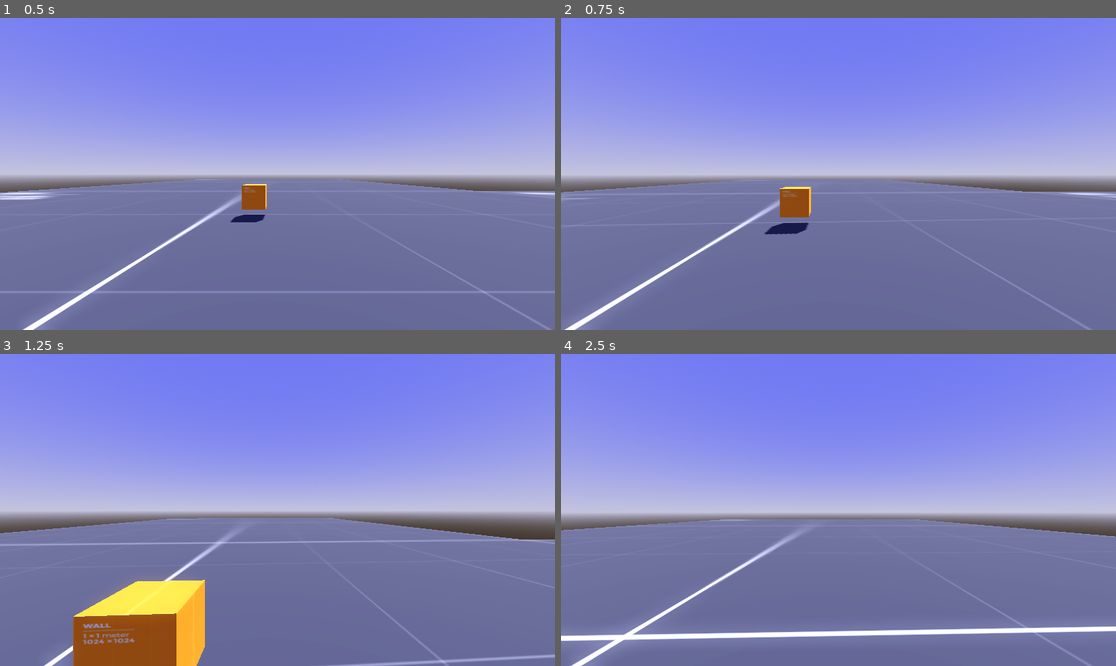
Above: before the commit, frames 1-4 (two rows, left to right).
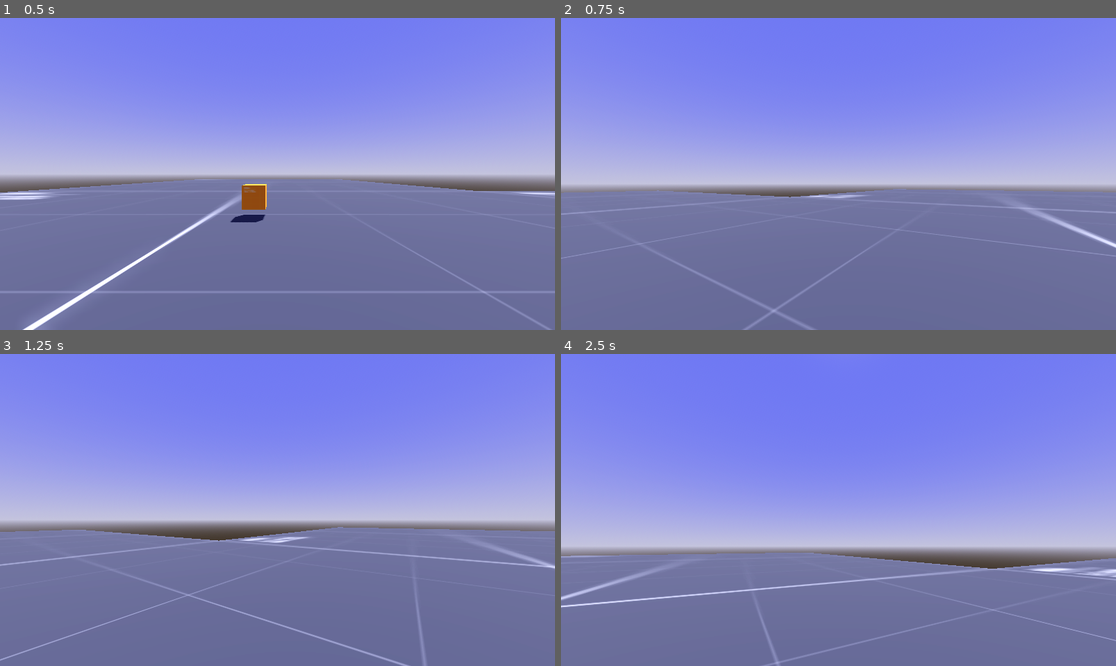
Above: after the commit, the same moments.

Repository: InffRittern/godot-test-project
Game: Godot game, scene res://levels/aperture_lab.tscn
The game is run twice, just before and just after one commit, with the same random seed, the same clock (stepped at 60 frames per second) and the same inputs.
Inputs (mouse positions are in pixels of both pictures, inside the frame that each line leads up to):
- Up to frame 1 (0.5 s): no input
- Up to frame 2 (0.75 s): tap Enter at 0.5 s; move the mouse to (866, 174) at 0.52 s; hold W (move_forward) from 0.53 s (still down)
- Up to frame 3 (1.25 s): keep holding W (move_forward); tap Space (jump) at 0.77 s
- Up to frame 4 (2.5 s): keep holding W (move_forward); move the mouse to (810, 510) at 1.27 s; tap Space (jump) at 1.52 s; move the mouse to (849, 503) at 2.02 s

Frame 1 is identical in both runs. In frame 2, 7.2% of the frame differs, in the area x 0-100%, y 50-100%; in frame 3, 14%; in frame 4, 27%, in the area x 0-100%, y 38-100%.

Commit message:
gracivy setup

Diff:
--- a/levels/aperture_lab.tscn
+++ b/levels/aperture_lab.tscn
@@ -29,6 +29,7 @@
 
 [node name="Player" parent="." instance=ExtResource("2_4631q")]
 transform = Transform3D(1, 0, 0, 0, 1, 0, 0, 0, 1, 3, 1, -3)
+mouse_sensitivity = 0.016
 
 [node name="StaticBody3D" parent="." instance=ExtResource("2_k8b0m")]
 
--- a/scripts/FpsController.gd
+++ b/scripts/FpsController.gd
@@ -1,8 +1,6 @@
 extends CharacterBody3D
 
 
-var gravity = ProjectSettings.get_setting("physics/3d/default_gravity")
-var gravity_vector = ProjectSettings.get_setting('physics/3d/default_gravity_vector')
 @export var max_speed: float = 10
 @export var acceleration: float = 70
 @export var friction: float = 60
@@ -12,6 +10,7 @@
 @export var controller_sensitivity: float = 3
 @export var camera_angle_bottom: float = -90
 @export var camera_angle_up: float = 90
+@export_range(0, 100, 0.5) var gravity: float = 9.8
 
 #nodes
 @onready var head := $Head
